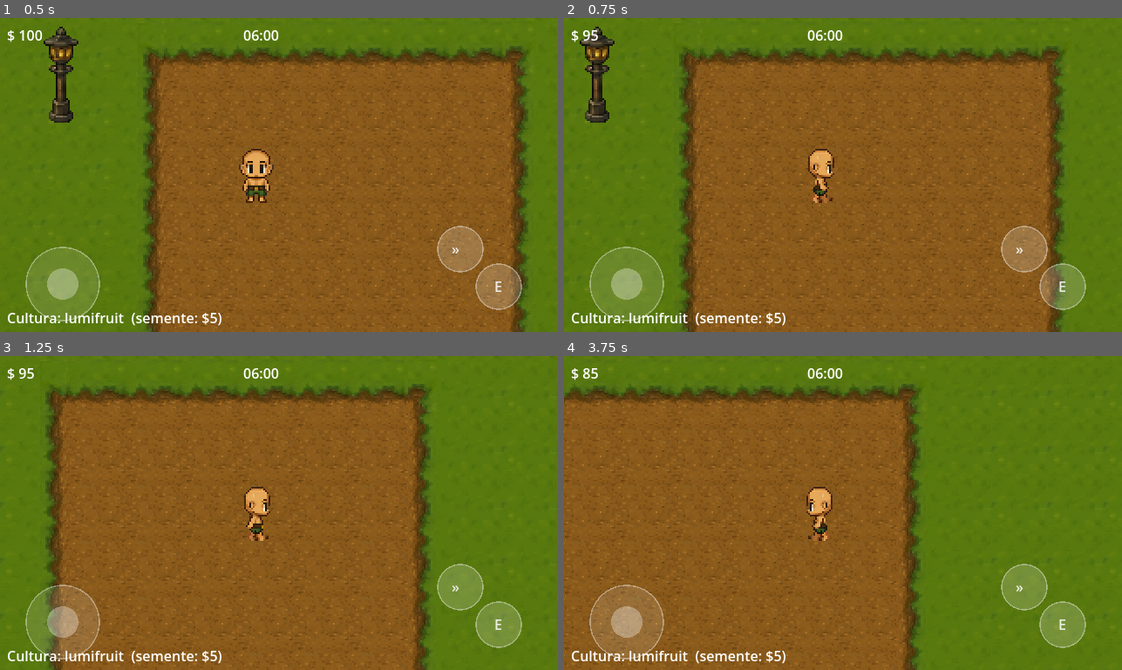
Above: before the commit, frames 1-4 (two rows, left to right).
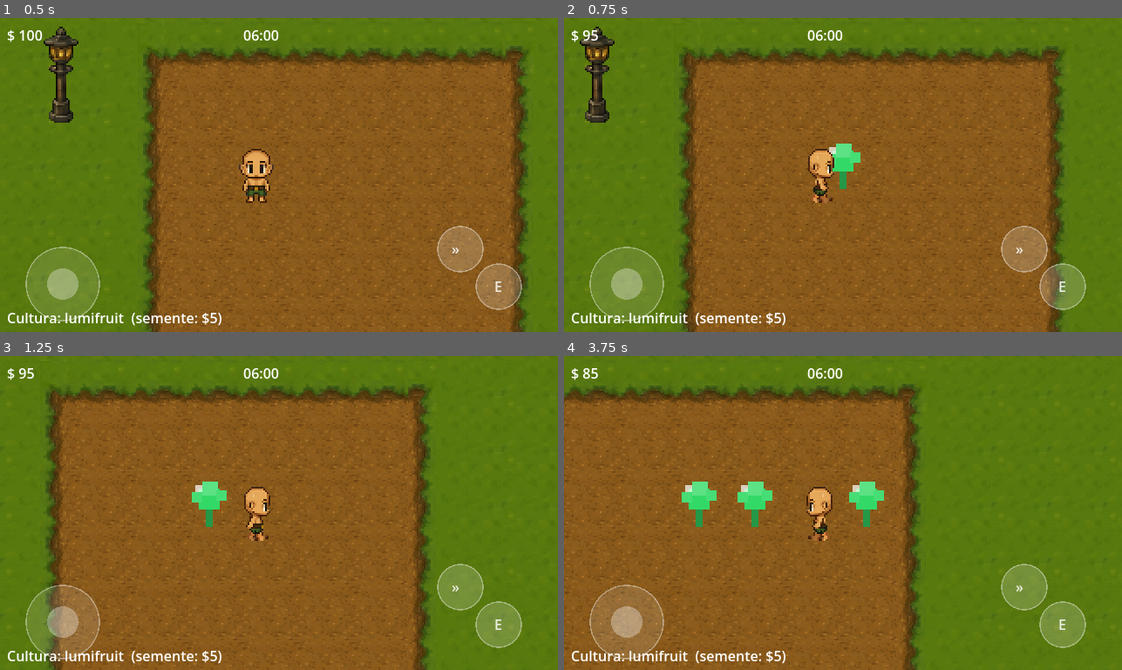
Above: after the commit, the same moments.

Repository: BrunoKagami/farm-from-scratch
Game: Godot game, scene res://scenes/World.tscn
Two runs of this game, one before a commit and one after it. Both use one fixed random seed, a clock stepped at 60 frames per second and the inputs below. This scene is started directly instead of the project's main scene.
Inputs (mouse positions are in pixels of both pictures, inside the frame that each line leads up to):
- Up to frame 1 (0.5 s): no input
- Up to frame 2 (0.75 s): tap Enter (ui_accept) at 0.5 s; move the mouse to (965, 159) at 0.52 s; hold Right (ui_right) from 0.53 s (still down); hold E (interact) from 0.53 s (still down); click (965, 159) at 0.67 s
- Up to frame 3 (1.25 s): keep holding Right (ui_right); keep holding E (interact); tap Enter (ui_accept) at 0.77 s
- Up to frame 4 (3.75 s): release Right (ui_right) at 1.25 s; release E (interact) at 1.25 s; drag from (731, 528) to (815, 575) at 1.27 s; tap Enter (ui_accept) at 2, 3.5 s; move the mouse to (898, 443) at 2.02 s; hold Right (ui_right) 2.03-2.75 s; hold E (interact) 2.03-2.75 s; drag from (815, 575) to (675, 465) at 2.77 s; move the mouse to (1010, 560) at 3.52 s; hold Left (ui_left) from 3.53 s (still down); hold E (interact) from 3.53 s (still down)

Frame 1 is identical in both runs. In frame 2, 0.4% of the frame differs, in the area x 47-54%, y 40-55%; in frame 3, 0.5%; in frame 4, 1.5%, in the area x 21-58%, y 40-55%.

Commit message:
fix: harvest credits money correctly, remote players appear as colored rects
- Player calls server_plant/server_harvest directly when host (avoids rpc_id loopback bug)
- server_harvest credits self directly instead of rpc_id(self)
- _broadcast_tile also calls _apply_tile locally so host sees tile changes
- WorldGrid spawns ColorRect per remote peer on player_connected signal
- _sync_player moves remote player rects via unreliable RPC
- Remote players get unique color seeded by peer_id

Co-Authored-By: Claude Sonnet 4.6 <noreply@anthropic.com>

Diff:
--- a/scripts/Player.gd
+++ b/scripts/Player.gd
@@ -47,18 +47,19 @@
 
 	var s: int = tile.get("state")
 	var my_id := multiplayer.get_unique_id()
-	var offline := multiplayer.multiplayer_peer is OfflineMultiplayerPeer
+	var call_direct := multiplayer.multiplayer_peer is OfflineMultiplayerPeer \
+	                   or multiplayer.is_server()
 
 	if s == 0:  # EMPTY — plantar
-		var cost: int = GameData.CROPS[selected_crop]["seed_cost"]
-		if not GameManager.spend_money(cost):
+		if not GameManager.spend_money(GameData.CROPS[selected_crop]["seed_cost"]):
 			return
-		if offline:
+		if call_direct:
 			world_grid.server_plant(grid_pos, selected_crop, my_id)
 		else:
 			world_grid.rpc_id(1, "server_plant", grid_pos, selected_crop, my_id)
+
 	elif s == 2:  # READY — colher
-		if offline:
+		if call_direct:
 			world_grid.server_harvest(grid_pos, my_id)
 		else:
 			world_grid.rpc_id(1, "server_harvest", grid_pos, my_id)
--- a/scripts/WorldGrid.gd
+++ b/scripts/WorldGrid.gd
@@ -3,11 +3,15 @@
 var tile_scene := preload("res://scenes/FarmTile.tscn")
 var tiles: Dictionary = {}
 var tile_data: Dictionary = {}
-var player_positions: Dictionary = {}
+var remote_players: Dictionary = {}  # peer_id -> ColorRect node
 
 func _ready() -> void:
 	_build_grid()
 	_setup_input_map()
+	var nm := get_node_or_null("/root/NetworkManager")
+	if nm:
+		nm.player_connected.connect(_on_player_connected)
+		nm.player_disconnected.connect(_on_player_disconnected)
 
 func _build_grid() -> void:
 	var farm := GameData.FARM_RECT
@@ -36,6 +40,35 @@
 		ev.keycode = key
 		InputMap.action_add_event(action, ev)
 
+# --- Remote player visuals ---
+
+func _on_player_connected(peer_id: int) -> void:
+	var my_id := multiplayer.get_unique_id()
+	if peer_id == my_id:
+		return
+	_spawn_remote_player(peer_id)
+
+func _on_player_disconnected(peer_id: int) -> void:
+	if remote_players.has(peer_id):
+		remote_players[peer_id].queue_free()
+		remote_players.erase(peer_id)
+
+func _spawn_remote_player(peer_id: int) -> void:
+	if remote_players.has(peer_id):
+		return
+	var node := ColorRect.new()
+	node.size = Vector2(14, 28)
+	node.position = Vector2(288, 280)
+	# Cor diferente por peer para identificar
+	var rng := RandomNumberGenerator.new()
+	rng.seed = peer_id
+	node.color = Color(rng.randf(), rng.randf_range(0.3, 0.7), rng.randf(), 1.0)
+	node.name = "RemotePlayer_%d" % peer_id
+	add_child(node)
+	remote_players[peer_id] = node
+
+# --- Tile growth ---
+
 func _process(delta: float) -> void:
 	if not multiplayer.is_server():
 		return
@@ -47,20 +80,22 @@
 				td["state"] = 2
 				_broadcast_tile(pos)
 
+# --- Player position sync ---
+
 func send_player_state(pos: Vector2, vel: Vector2) -> void:
 	var my_id := multiplayer.get_unique_id()
-	if multiplayer.is_server():
-		player_positions[my_id] = pos
 	if not (multiplayer.multiplayer_peer is OfflineMultiplayerPeer):
 		rpc("_sync_player", my_id, pos, vel)
 
 @rpc("any_peer", "unreliable")
 func _sync_player(peer_id: int, pos: Vector2, _vel: Vector2) -> void:
-	player_positions[peer_id] = pos
+	if remote_players.has(peer_id):
+		remote_players[peer_id].position = pos - Vector2(7, 14)
 
-# Chamado pelo Player (local ou via RPC do cliente para o host)
+# --- Plant / Harvest (chamados direto pelo host ou via RPC pelo cliente) ---
+
 @rpc("any_peer", "reliable")
-func server_plant(grid_pos: Vector2i, crop: String, requester_id: int) -> void:
+func server_plant(grid_pos: Vector2i, crop: String, _requester_id: int) -> void:
 	if not multiplayer.is_server():
 		return
 	if not tile_data.has(grid_pos):
@@ -68,8 +103,6 @@
 	var td: Dictionary = tile_data[grid_pos]
 	if td["state"] != 0:
 		return
-	# Cliente já deduziu localmente antes de enviar o request
-	# Em modo online o host envia confirmação; offline não precisa
 	td["state"] = 1
 	td["crop"] = crop
 	td["timer"] = 0.0
@@ -87,23 +120,16 @@
 		return
 	var crop: String = td["crop"]
 	var price: int = GameData.CROPS[crop]["sell_price"]
-	if multiplayer.multiplayer_peer is OfflineMultiplayerPeer:
-		GameManager.add_money(price)
-		Inventory.add(crop)
-		var hud := get_node_or_null("/root/World/HUD")
-		if hud and hud.has_method("refresh_inv"):
-			hud.refresh_inv()
-	else:
-		rpc_id(requester_id, "_credit_harvest", crop, price)
 	td["state"] = 0
 	td["crop"] = ""
 	td["timer"] = 0.0
 	td["duration"] = 0.0
 	_broadcast_tile(grid_pos)
-
-@rpc("authority", "reliable")
-func _deduct_cost(cost: int) -> void:
-	GameManager.spend_money(cost)
+	# Creditar no peer que colheu
+	if requester_id == multiplayer.get_unique_id():
+		_credit_harvest(crop, price)
+	else:
+		rpc_id(requester_id, "_credit_harvest", crop, price)
 
 @rpc("authority", "reliable")
 func _credit_harvest(crop: String, price: int) -> void:
@@ -117,6 +143,8 @@
 	var td: Dictionary = tile_data[grid_pos]
 	rpc("_apply_tile", grid_pos, td["state"], td["crop"],
 	    td["timer"] / max(td["duration"], 1.0))
+	_apply_tile(grid_pos, td["state"], td["crop"],
+	            td["timer"] / max(td["duration"], 1.0))
 
 @rpc("authority", "reliable")
 func _apply_tile(grid_pos: Vector2i, state: int, crop: String, progress: float) -> void:
Not shown, added: scripts/Shop.gd.uid
